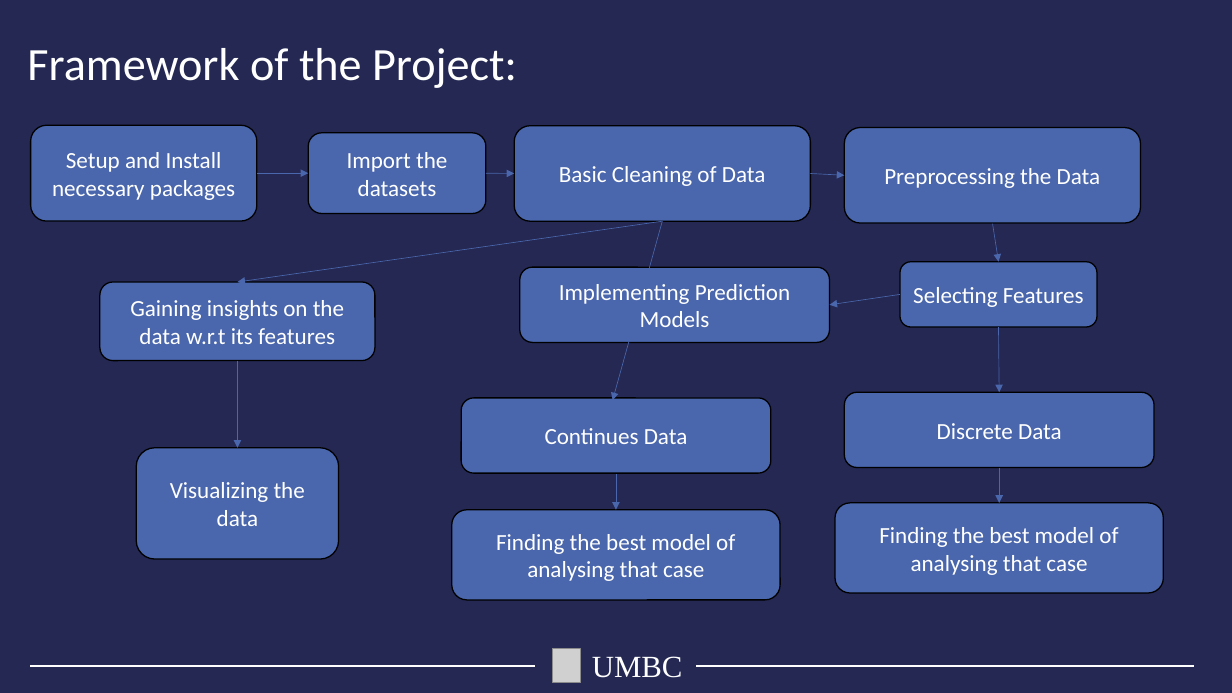
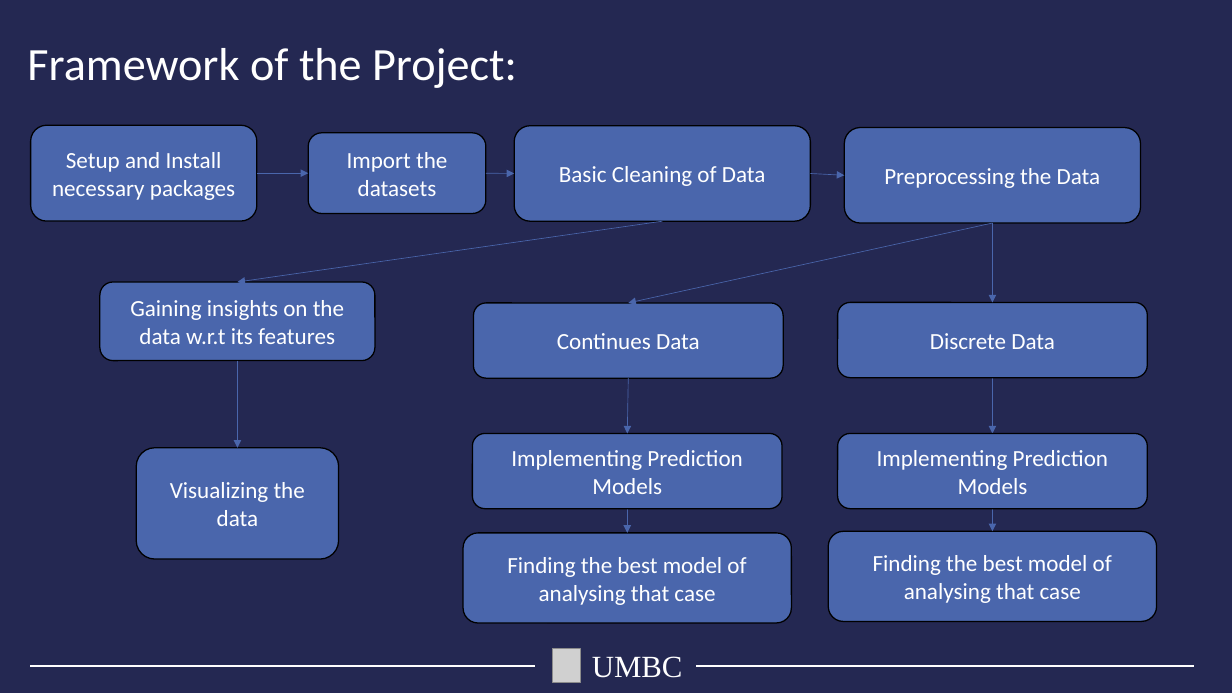
Before and after one commit to sushanth23k/Sushanth_Farmdata_analysis, a slide deck: slide 4 of docs/Final_presentation.pptx. Drawn at 1232x693 pixels with LibreOffice and Linux fonts; fonts in the diff are those of the drawing; grey boxes stand for pictures. Boxes give left, top, right and bottom in pixels: in the first picture for what was removed or moved away, otherwise in the second. Text is boxed around its words. In the diff, an @@ line names an element or a change of style, - is before the commit and + after.

```diff
--- a/docs/Final_presentation.pptx
+++ b/docs/Final_presentation.pptx
@@ arrow removed from (663, 221) to (613, 400) @@
@@ arrow moved from (900, 295) - (830, 305) to (993, 223) - (628, 303) @@
@@ arrow moved from (999, 327) - (999, 393) to (993, 223) - (993, 302) @@
@@ rounded rectangle removed at box(900, 262, 1097, 327) @@
-Selecting Features
@@ rounded rectangle "Continues Data": place and size @@
-rounded rectangle "Continues Data" at box(461, 398, 771, 473)
+rounded rectangle "Continues Data" at box(473, 303, 783, 378)
@@ rounded rectangle "Discrete Data": place and size @@
-rounded rectangle "Discrete Data" at box(845, 393, 1154, 468)
+rounded rectangle "Discrete Data" at box(838, 302, 1148, 377)
@@ arrow added from (628, 378) to (628, 433), #4A66AC 0.5 pt @@
@@ arrow moved from (993, 223) - (999, 262) to (993, 378) - (993, 433) @@
@@ rounded rectangle "Implementing Prediction Models": place and size @@
-rounded rectangle "Implementing Prediction Models" at box(520, 267, 830, 342)
+rounded rectangle "Implementing Prediction Models" at box(472, 433, 782, 508)
@@ rounded rectangle added at box(838, 433, 1148, 508), fill #4A66AC, outline #000000 1 pt, 18 pt, text #FFFFFF @@
+Implementing Prediction Models
@@ arrow moved from (616, 473) - (616, 510) to (628, 509) - (628, 533) @@
@@ arrow moved from (999, 468) - (999, 503) to (993, 509) - (993, 531) @@
@@ rounded rectangle "Finding the best model of ...": place and size @@
-rounded rectangle "Finding the best model of ..." at box(452, 510, 780, 601)
+rounded rectangle "Finding the best model of ..." at box(463, 533, 791, 624)
@@ rounded rectangle "Finding the best model of ...": place and size @@
-rounded rectangle "Finding the best model of ..." at box(836, 503, 1164, 593)
+rounded rectangle "Finding the best model of ..." at box(828, 531, 1156, 622)
```
Also in this commit, not shown: 2 other slides changed.
